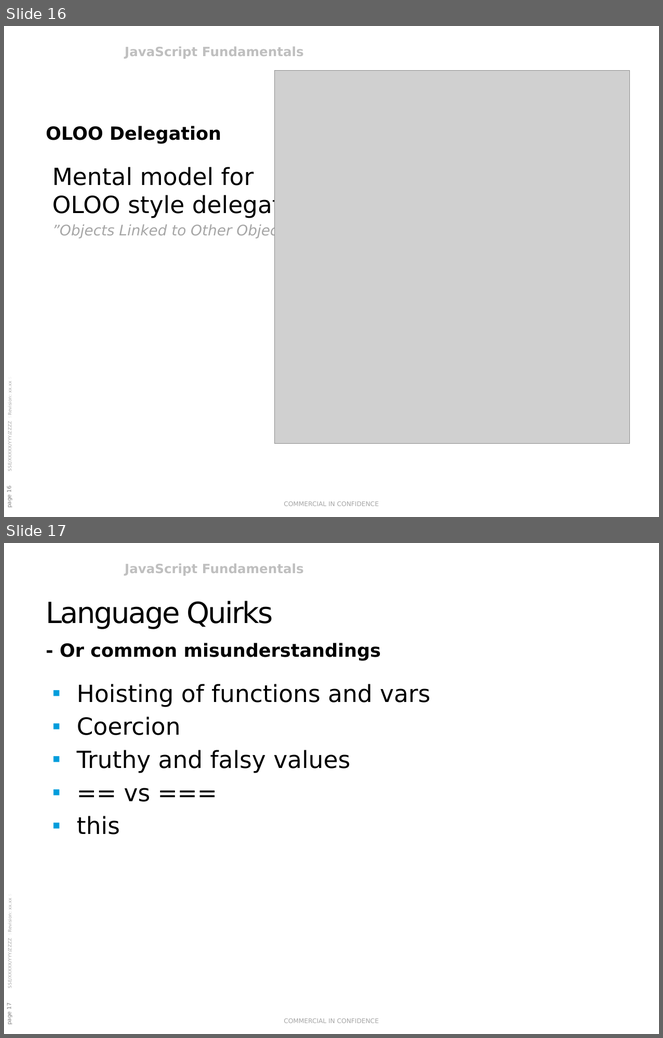
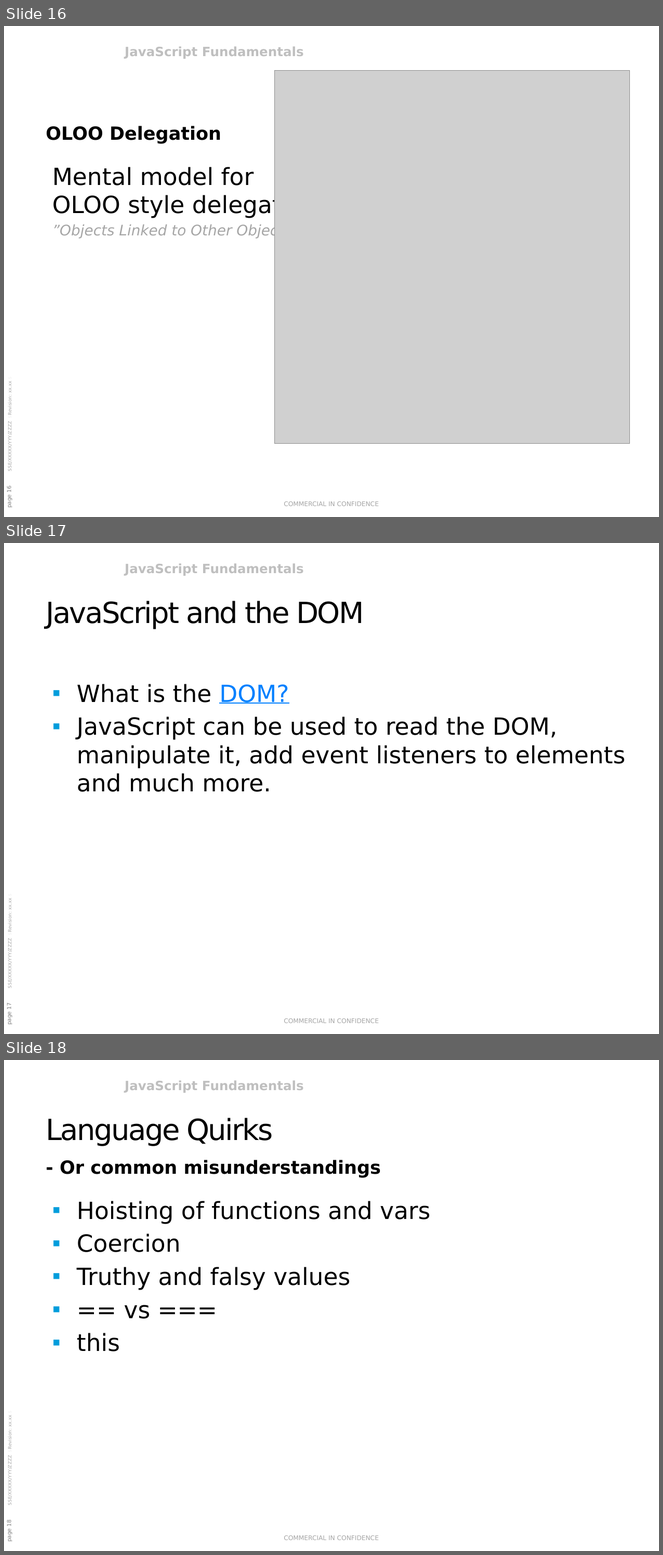
Before and after one commit to rasmusvhansen/javascript-course, a slide deck: JavaScript Fundamentals.pptx. Shown one above the other, each under a label of ours: slides 16 and 17 before the commit, slides 16, 17 and 18 after it. The pictures are 663x1038 and 663x1555 pixels, drawn with LibreOffice and Linux fonts; fonts in the diff are those of the drawing; grey boxes stand for pictures; background and template pictures are left out. Boxes give left, top, right and bottom in pixels: in the first picture for what was removed or moved away, otherwise in the second. Text is boxed around its words. In the diff, an @@ line names an element or a change of style, - is before the commit and + after.

```diff
--- a/JavaScript Fundamentals.pptx
+++ b/JavaScript Fundamentals.pptx
@@ slide 17 added at [4,543,659,1034], background #FFFFFF; not listed: 4 template elements that a slide beside it also shows @@
@@ title added at [46,601,364,629], 32 pt, text #000000 @@
+JavaScript and the DOM
@@ text added at [77,684,625,792], 26 pt, text #000000 @@
+▪ What is the DOM?
+▪ JavaScript can be used to read the DOM, manipulate it, add event listeners to elements and much more.
@@ what was slide 17 is now slide 18 @@
@@ page number at [6,1521,12,1542]: text changed @@
-page 17
+page 18
```
Also in this commit, not shown: 1 slide changed, 5 other files.
